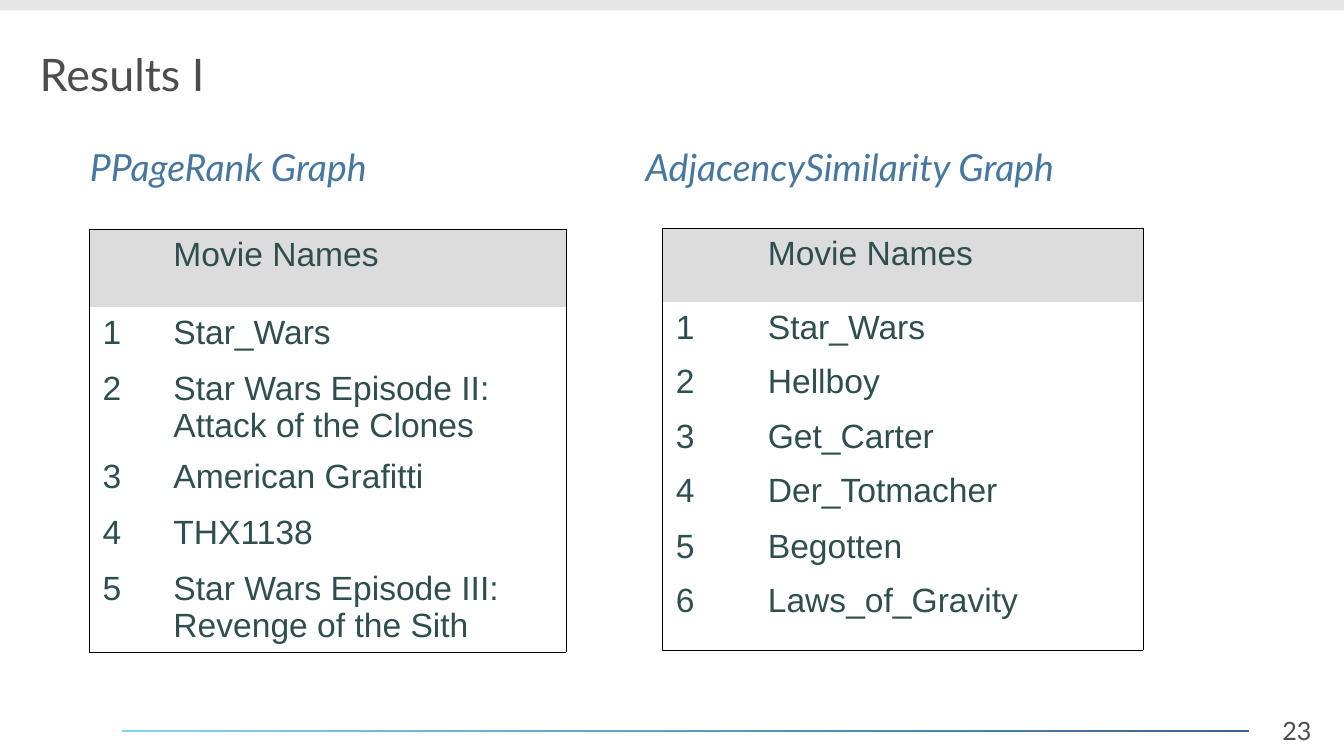
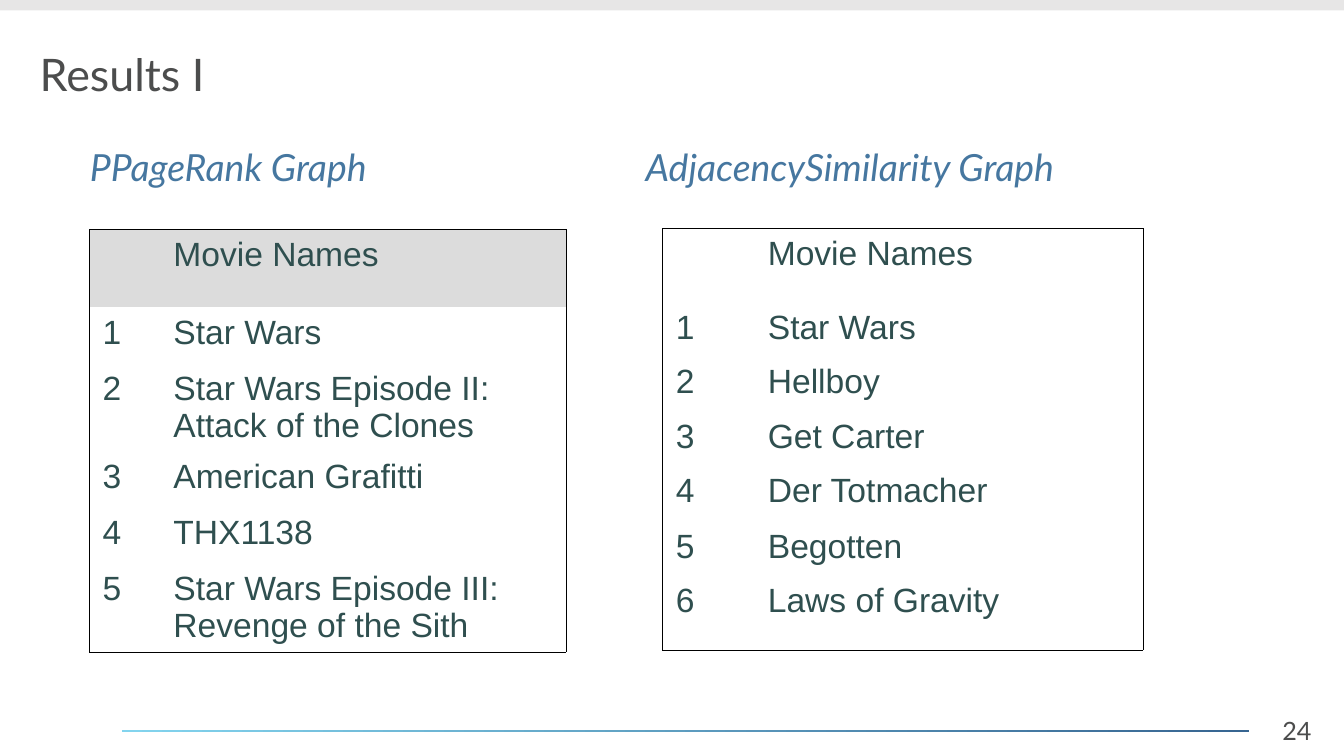
Before and after one commit to daelmo/DB2GraphGenerator, a slide deck: slide 24 of presentation/Analyse_eines_Forschungsthemas.odp (slide 23 before the commit). Drawn at 1344x756 pixels with LibreOffice and Linux fonts; fonts in the diff are those of the drawing; background and template pictures are left out. Boxes give left, top, right and bottom in pixels: in the first picture for what was removed or moved away, otherwise in the second. Text is boxed around its words. In the diff, an @@ line names an element or a change of style, - is before the commit and + after.

```diff
--- a/presentation/Analyse_eines_Forschungsthemas.odp
+++ b/presentation/Analyse_eines_Forschungsthemas.odp
@@ table at bbox=[90, 230, 567, 653] @@
-row 2, column 2: Star_Wars
+row 2, column 2: Star Wars
@@ table at bbox=[663, 228, 1144, 649] @@
-row 2, column 2: Star_Wars
+row 2, column 2: Star Wars
-row 4, column 2: Get_Carter
+row 4, column 2: Get Carter
-row 5, column 2: Der_Totmacher
+row 5, column 2: Der Totmacher
-row 7, column 2: Laws_of_Gravity
+row 7, column 2: Laws of Gravity
@@ fill #DCDCDC to none in row 1 @@
@@ page number at bbox=[1282, 721, 1311, 740]: text changed @@
-23
+24
```
Also in this commit, not shown: 27 other slides changed, 3 slides added, 1 slide removed, 1 other file.
